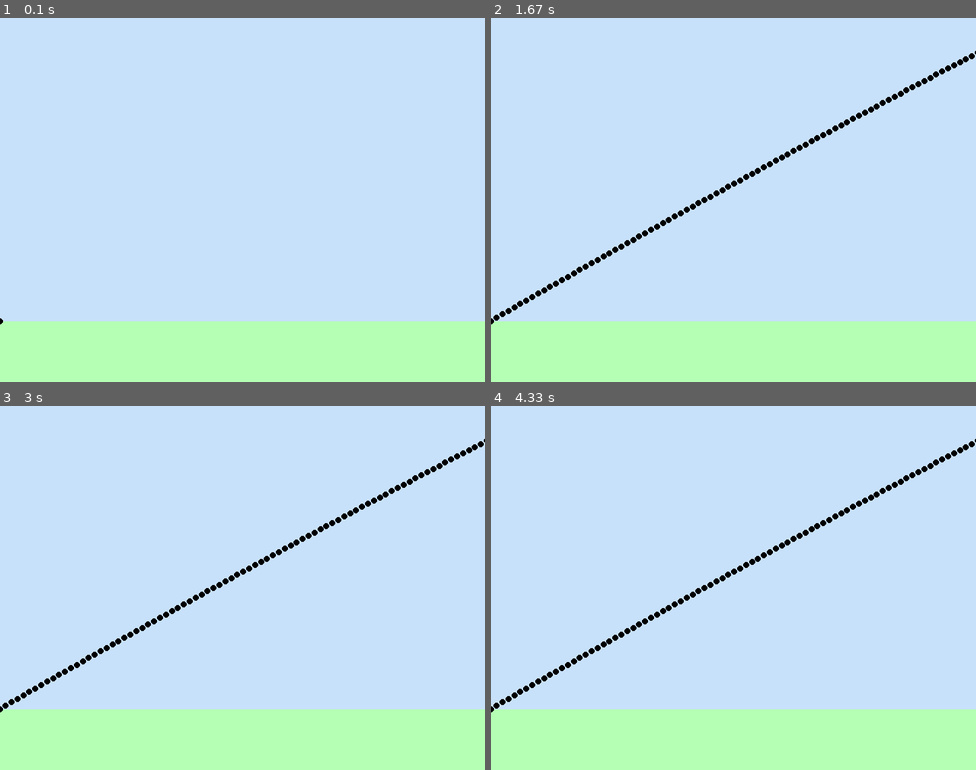
Above: before the commit, frames 1-4 (two rows, left to right).
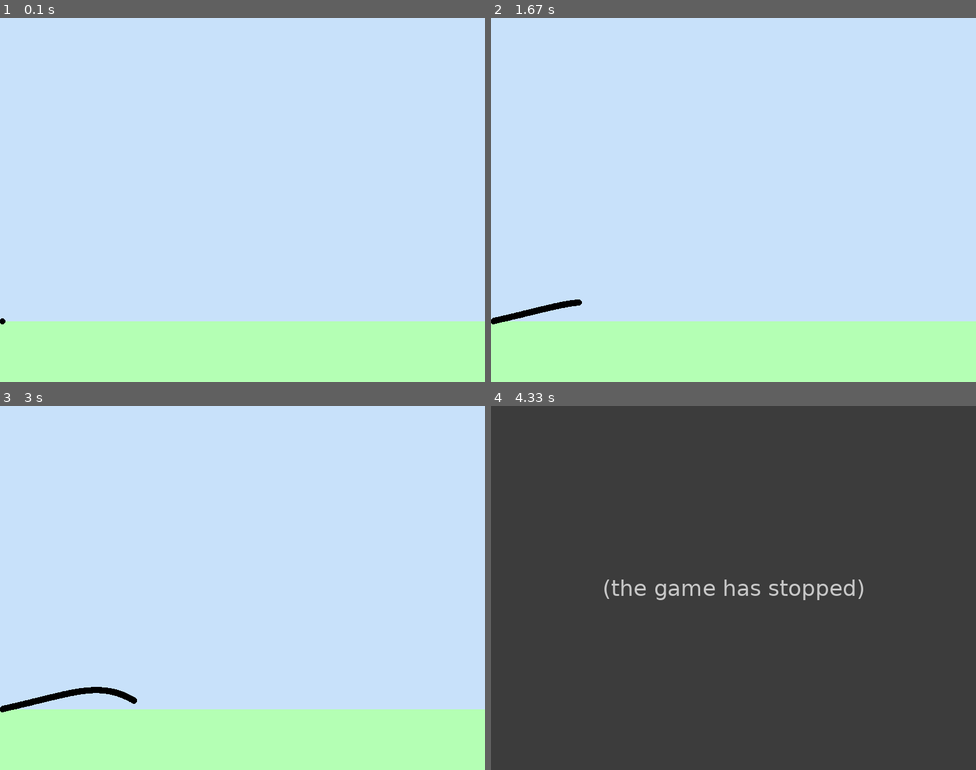
Above: after the commit, the same moments.

Repository: Dark-Cyan/Computational-Physics
Game: pygame game, started from Unit 2/projectiles/main.py
Two runs of this game, one before a commit and one after it. Both use one fixed random seed, a clock stepped at 60 frames per second and the inputs below.
Inputs:
- Up to frame 1 (0.1 s): no input
- Up to frame 2 (1.67 s): tap Space at 0.33 s
- Up to frame 3 (3 s): tap Space at 1.73, 2.03, 2.23, 2.53, 2.8 s
- Up to frame 4 (4.33 s): no input

The runs differ from the first frame. In frame 1, less than 0.1% of the frame differs, in the area x 0-2%, y 82-85%; in frame 2, 1.6%; in frame 3, 1.8%; in frame 4, 100%, in the area x 0-100%, y 0-100%.
After the commit the program exited at 3.38 s; later frames show no game.

Commit message:
In Class Update

Diff:
--- a/Unit 2/projectiles/graphics.py
+++ b/Unit 2/projectiles/graphics.py
@@ -4,7 +4,7 @@
 import physics as phys
 
 
-scale=10 #how many pixels are in a meter
+scale=1 #how many pixels are in a meter
 
 def setup(w,h):
 
@@ -22,7 +22,7 @@
 def render(a):
     #background()
     #screen=pg.display.set_mode((a.pos.x+100,a.maxHeight))
-    pg.draw.circle(screen,(0,0,0),(scale*a.pos.x,500-1*scale*a.pos.y),5)
+    pg.draw.circle(screen,(0,0,0),(scale*a.pos.x+4,500-1*scale*a.pos.y),5)
     pg.display.flip()
 
 def frameRate(a):
--- a/Unit 2/projectiles/physics.py
+++ b/Unit 2/projectiles/physics.py
@@ -4,11 +4,11 @@
 
 #environmentals
 
-#g=Vec(0,-9.8,0) #gracity N/kg
-g=Vec(0,-1.62,0)
+g=Vec(0,-9.8,0) #gravity N/kg
+#g=Vec(0,-1.62,0)
 
-p=0 #air density
-s = 4 * 10 ** -3
+p=1.2 #air density
+s = 3.5 * 10 ** -5
 dt=0.001
 t=0
 
@@ -32,10 +32,10 @@
 
 #launch parameters
 
-angle = 30
-speed = 40/math.sin(math.radians(angle/3+35)) #Lunar Golf
+angle = 12
+spin = -240 #negative for backspin positive for topspin
+speed = 77 #20-abs(spin) #Basketball off the Gordon Dam#40/math.sin(math.radians(angle/3+35)) #Lunar Golf
 height = 0 #barrelLength * math.sin(math.radians(angle)) #Pumpkin Chunkin
-spin = 0
 
 #brute forcing part 2
 
@@ -47,7 +47,7 @@
 
 baseball=Ball(mass,radius,Vec(0,height,0),speed,angle,spin)
 
-wind = Vec(15,1,0)
+wind = Vec(0,0,-12)
 
 run = True
 go = False
